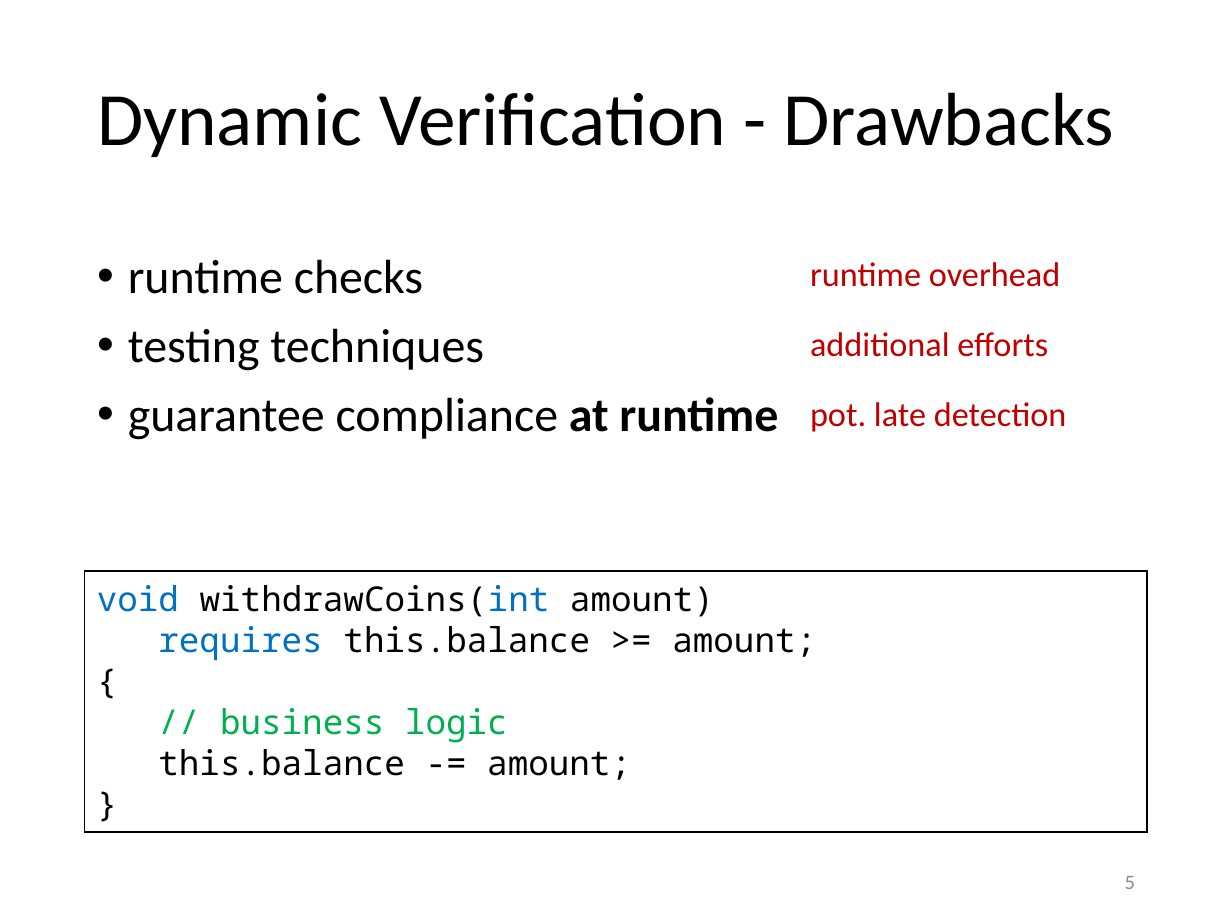
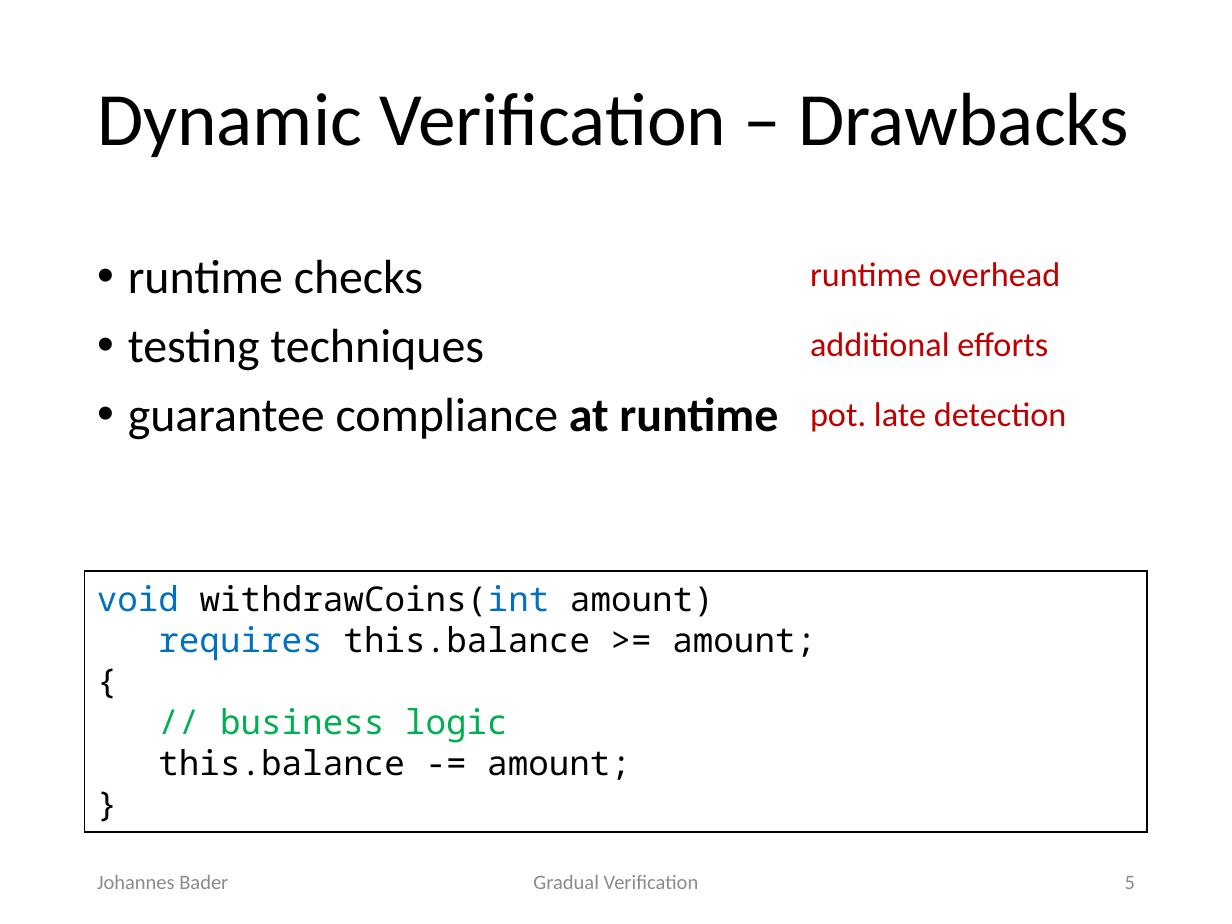
Before and after one commit to olydis/GradVerThesis, a slide deck: slide 5 of presentation/PLunch.pptm. Drawn at 1232x924 pixels with LibreOffice and Linux fonts; fonts in the diff are those of the drawing. Boxes give left, top, right and bottom in pixels: in the first picture for what was removed or moved away, otherwise in the second. Text is boxed around its words. In the diff, an @@ line names an element or a change of style, - is before the commit and + after.

```diff
--- a/presentation/PLunch.pptm
+++ b/presentation/PLunch.pptm
@@ title at [97,92,1129,157]: text changed @@
-Dynamic Verification - Drawbacks
+Dynamic Verification – Drawbacks
@@ text added at [97,875,228,889], 12 pt, text #8C8C8C @@
+Johannes Bader
@@ text added at [533,875,699,889], 12 pt, text #8C8C8C @@
+Gradual Verification
```
Also in this commit, not shown: 39 other slides changed, 5 slides added, 4 slides removed.
